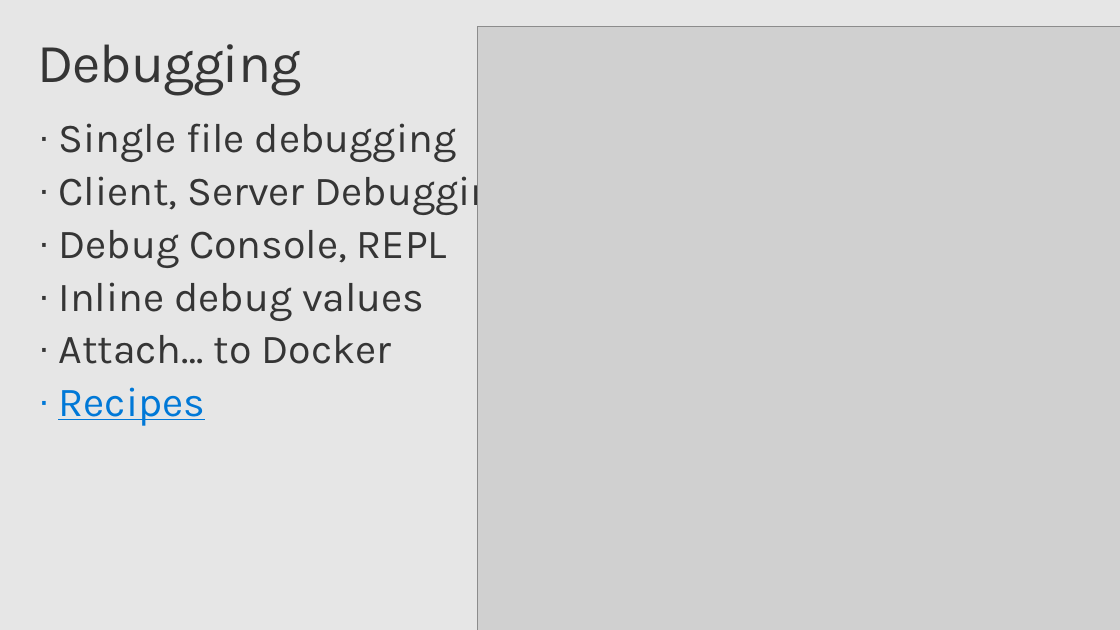
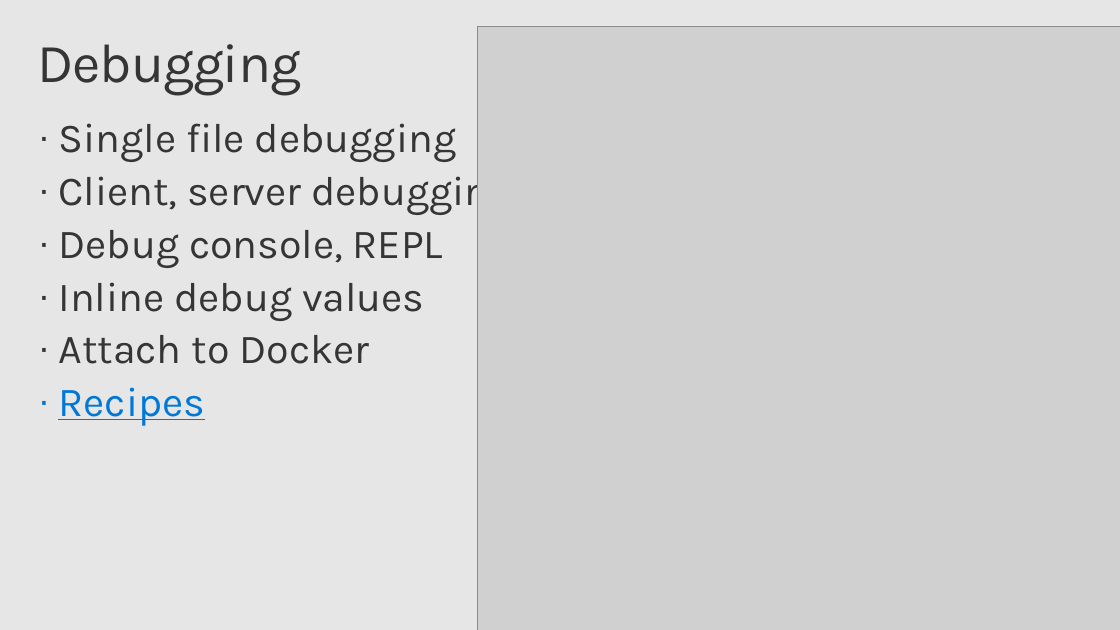
Before and after one commit to chrisdias/ignite2017, a slide deck: slide 9 of THR3028R.chrisdias.vscodetipstricks.pptx. Drawn at 1120x630 pixels with LibreOffice and Linux fonts; fonts in the diff are those of the drawing; grey boxes stand for pictures; background and template pictures are left out. Boxes give left, top, right and bottom in pixels: in the first picture for what was removed or moved away, otherwise in the second. Text is boxed around its words. In the diff, an @@ line names an element or a change of style, - is before the commit and + after.

```diff
--- a/THR3028R.chrisdias.vscodetipstricks.pptx
+++ b/THR3028R.chrisdias.vscodetipstricks.pptx
@@ text at [58,168,513,268]: text changed @@
-· Client, Server Debugging
-· Debug Console, REPL
+· Client, server debugging
+· Debug console, REPL
@@ text at [58,335,369,364]: text changed @@
-· Attach… to Docker
+· Attach to Docker
```
Also in this commit, not shown: 9 other slides changed, 2 other files.
